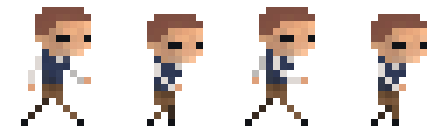
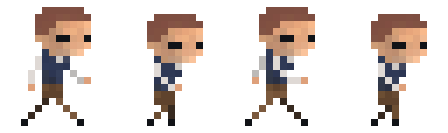
Comparing the layer stacks of the two 448×133 images. Changes:
painted on "Layer 1" over (42, 91, 63, 98)
painted on "Layer 1 copy 4" over (378, 98, 399, 105)
painted on "Layer 1 copy 3" over (252, 91, 301, 119)
painted on "Layer 1 copy 2" over (154, 98, 175, 105)
